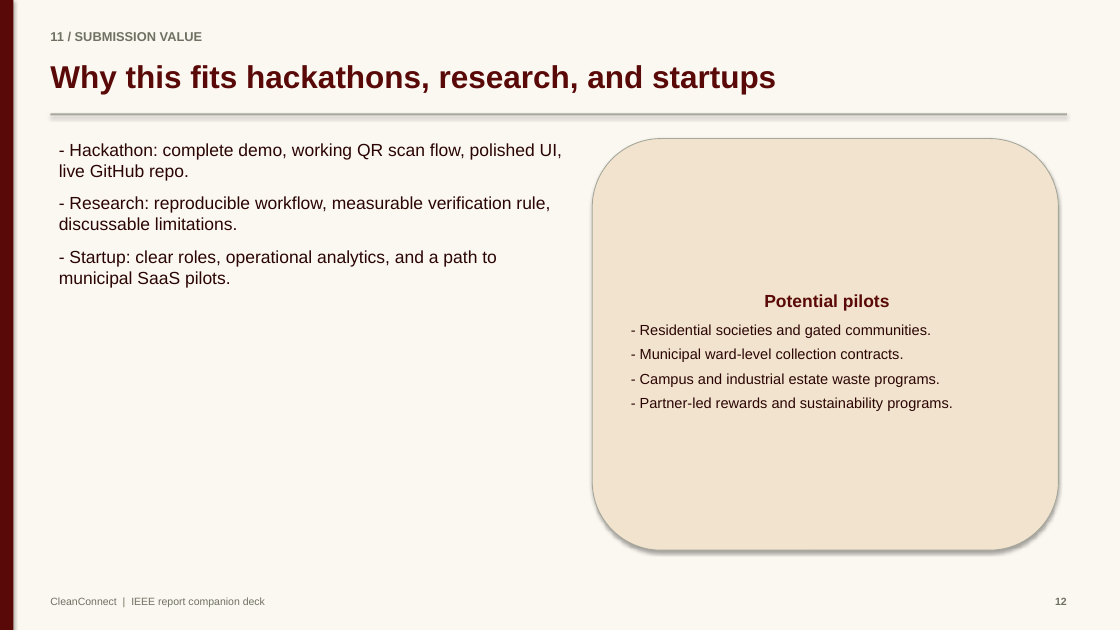
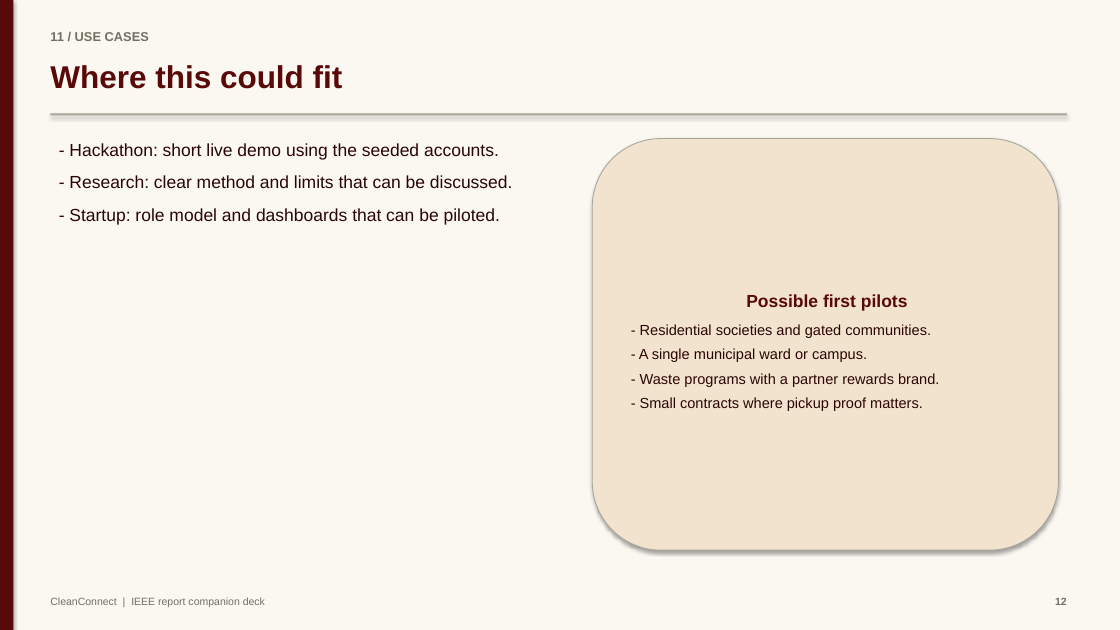
Before and after one commit to mayankjain1815-commits/CleanConnect, a slide deck: slide 12 of docs/presentation/CleanConnect_Presentation.pptx. Drawn at 1120x630 pixels with LibreOffice and Linux fonts; fonts in the diff are those of the drawing. Boxes give left, top, right and bottom in pixels: in the first picture for what was removed or moved away, otherwise in the second. Text is boxed around its words. In the diff, an @@ line names an element or a change of style, - is before the commit and + after.

Commit message:
Fix local dev startup and rewrite docs accurately

```diff
--- a/docs/presentation/CleanConnect_Presentation.pptx
+++ b/docs/presentation/CleanConnect_Presentation.pptx
@@ text at [50,32,149,41]: text changed @@
-11 / SUBMISSION VALUE
+11 / USE CASES
@@ text at [50,65,343,89]: text changed @@
-Why this fits hackathons, research, and startups
+Where this could fit
@@ text at [69,143,513,225]: text changed @@
-- Hackathon: complete demo, working QR scan flow, polished UI, live GitHub repo.
-- Research: reproducible workflow, measurable verification rule, discussable limitations.
-- Startup: clear roles, operational analytics, and a path to municipal SaaS pilots.
+- Hackathon: short live demo using the seeded accounts.
+- Research: clear method and limits that can be discussed.
+- Startup: role model and dashboards that can be piloted.
@@ text in rounded rectangle at [746,294,908,311]: text changed @@
-Potential pilots
+Possible first pilots
@@ text in rounded rectangle at [639,348,939,411]: text changed @@
-- Municipal ward-level collection contracts.
-- Campus and industrial estate waste programs.
-- Partner-led rewards and sustainability programs.
+- A single municipal ward or campus.
+- Waste programs with a partner rewards brand.
+- Small contracts where pickup proof matters.
```
Also in this commit, not shown: 13 other slides changed, 11 other files.
